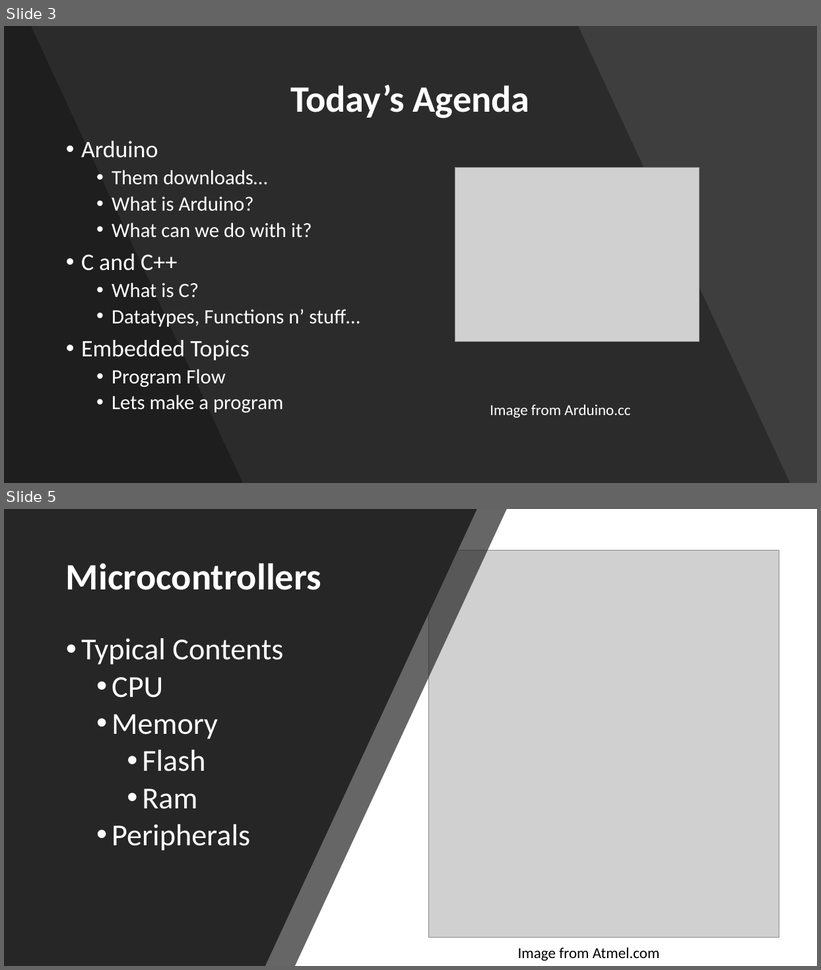
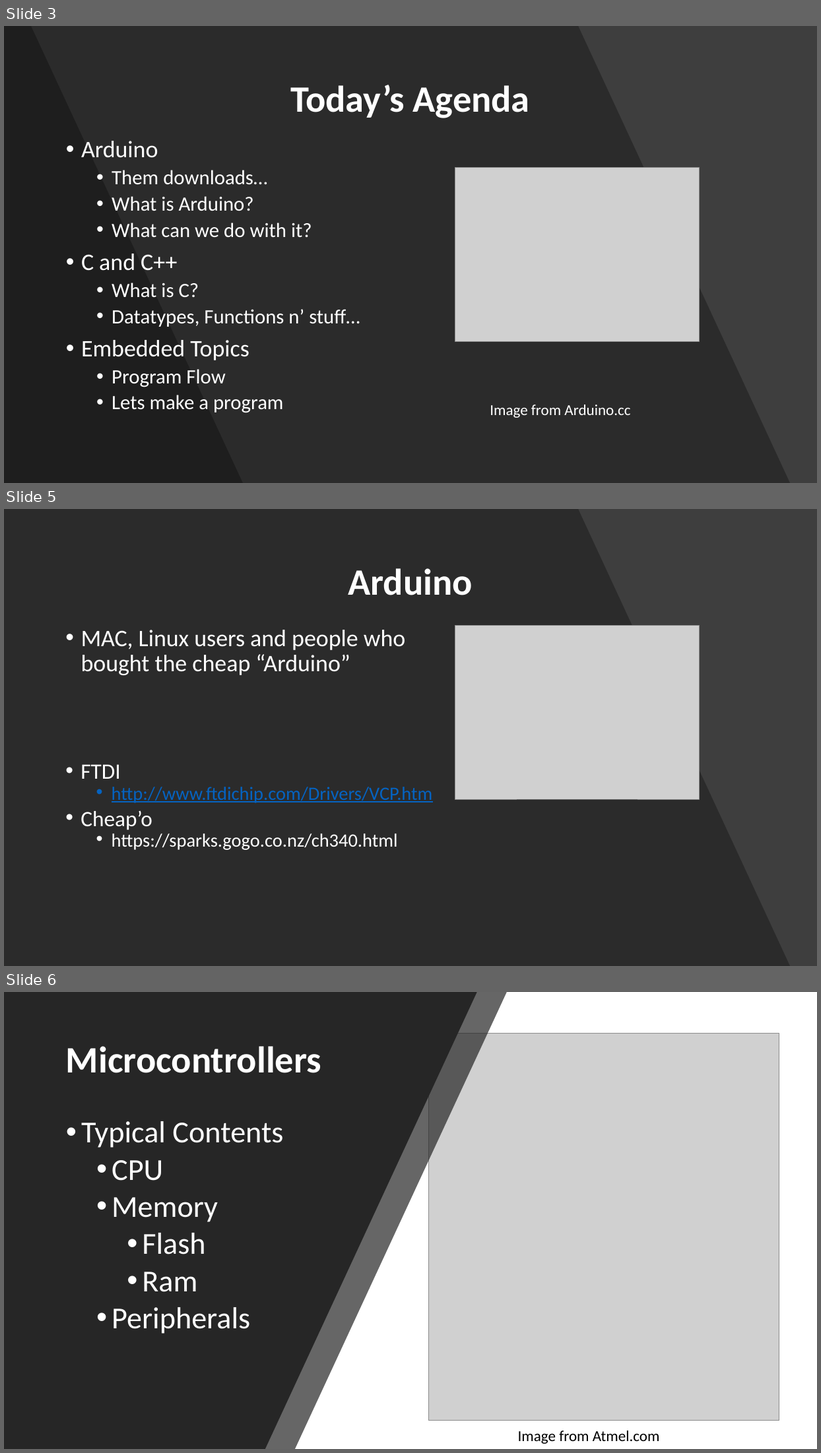
Before and after one commit to nico7/IoT-St-Pete, a slide deck: Meeting #1 Intro to Arduino/stpeteiot - meeting #1.pptx. Shown one above the other, each under a label of ours: slides 3 and 5 before the commit, slides 3, 5 and 6 after it; the slides between them are not shown. The pictures are 821x970 and 821x1453 pixels, drawn with LibreOffice and Linux fonts; fonts in the diff are those of the drawing; grey boxes stand for pictures. Boxes give left, top, right and bottom in pixels: in the first picture for what was removed or moved away, otherwise in the second. Text is boxed around its words. In the diff, an @@ line names an element or a change of style, - is before the commit and + after.

```diff
--- a/Meeting #1 Intro to Arduino/stpeteiot - meeting #1.pptx
+++ b/Meeting #1 Intro to Arduino/stpeteiot - meeting #1.pptx
@@ slide 5 added at bbox=[4, 509, 817, 966], background #454545 @@
@@ rectangle added at bbox=[4, 509, 817, 966], fill #000000 at 9% opacity @@
@@ freeform shape added at bbox=[4, 509, 790, 966], fill #000000 at 30% opacity @@
@@ title added at bbox=[348, 568, 472, 595], 44 pt, text #FFFFFF, bold @@
+Arduino
@@ picture added at bbox=[455, 626, 700, 799] @@
@@ text added at bbox=[81, 630, 405, 675], 28 pt, text #FFFFFF @@
+• MAC, Linux users and people who bought the cheap “Arduino”
@@ text added at bbox=[81, 764, 433, 850], 22.2 pt, text #FFFFFF @@
+• FTDI
+  • http://www.ftdichip.com/Drivers/VCP.htm
+• Cheap’o
+  • https://sparks.gogo.co.nz/ch340.html
@@ what was slide 5 is now slide 6 @@
```
Also in this commit, not shown: 1 slide changed, 2 other slides added.
